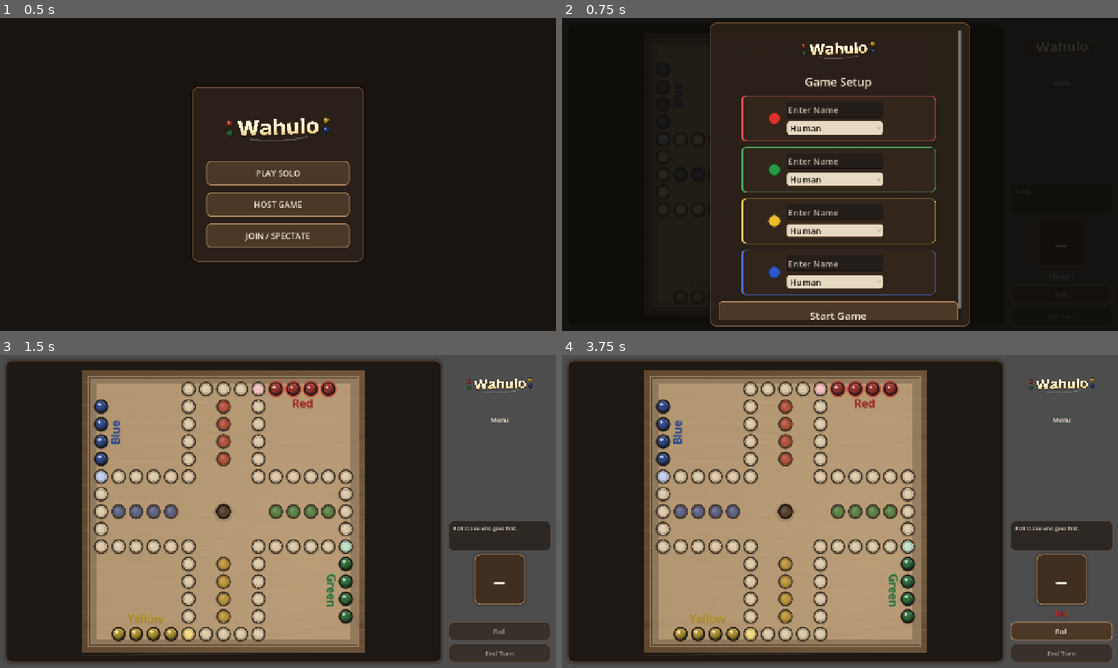
Above: before the commit, frames 1-4 (two rows, left to right).
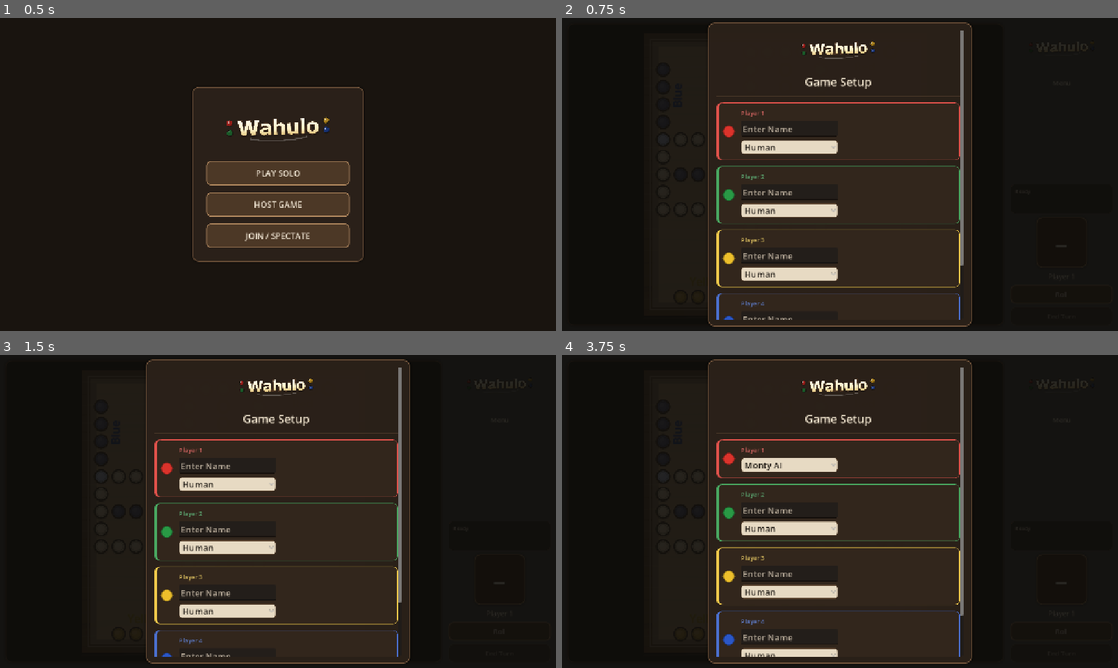
Above: after the commit, the same moments.

Repository: ItsTheMcCoy/wahoo-app
Game: Godot game, scene res://scenes/HomeScreen.tscn
The game is run twice, just before and just after one commit, with the same random seed, the same clock (stepped at 60 frames per second) and the same inputs.
Inputs (mouse positions are in pixels of both pictures, inside the frame that each line leads up to):
- Up to frame 1 (0.5 s): no input
- Up to frame 2 (0.75 s): click "PLAY SOLO" at 0.5 s
- Up to frame 3 (1.5 s): click (278, 652) at 1.25 s, where only the run before the commit has a clickable "Start Game"
- Up to frame 4 (3.75 s): click (1062, 630) at 2 s, where only the run after the commit has a clickable "Roll"; click (789, 483) at 2.75 s, where only the run after the commit has a clickable "Human"; click (789, 545) at 3.5 s, where only the run after the commit has a clickable "Human"

Frame 1 is identical in both runs. In frame 2, 12% of the frame differs, in the area x 26-74%, y 1-99%; in frame 3, 70%; in frame 4, 71%, in the area x 0-100%, y 0-100%.

Commit message:
Improve Game Setup screen layout and visual hierarchy
- Expand player cards to full panel width (remove 80% narrowing)
- Left-align card contents; right column now expands to fill card
- Add "Player N" label per card (color-tinted, above profile picker)
- Add thin separator between "Game Setup" title and player cards

Co-Authored-By: Claude Sonnet 4.6 <noreply@anthropic.com>

Diff:
--- a/godot/scripts/main.gd
+++ b/godot/scripts/main.gd
@@ -99,6 +99,7 @@
 var _awaiting_human_starting_roll := false
 var _is_multiplayer := false
 var _compact_layout := false
+var _seat_player_labels: Array = []
 var _mp_role := ""     # "host" | "player" | "spectator"
 var _mp_my_seat := -1
 var _mp_waiting_for_opening_roll := false
@@ -510,6 +511,36 @@
 
 	_side_panel.self_modulate = Color(1.0, 1.0, 1.0, 0.98)
 
+	var sep_node := HSeparator.new()
+	var sep_sfb := StyleBoxFlat.new()
+	sep_sfb.bg_color = Color(0.46, 0.34, 0.24, 0.45)
+	sep_sfb.content_margin_top = 1
+	sep_sfb.content_margin_bottom = 1
+	sep_node.add_theme_stylebox_override("separator", sep_sfb)
+	sep_node.add_theme_constant_override("separation", 2)
+	var setup_vbox := $SetupOverlay/SetupPanel/SetupScroll/SetupContent as VBoxContainer
+	setup_vbox.add_child(sep_node)
+	if setup_title_label != null:
+		setup_vbox.move_child(sep_node, setup_title_label.get_index() + 1)
+
+	var player_label_rcs := [
+		$SetupOverlay/SetupPanel/SetupScroll/SetupContent/PlayerCard0/PlayerCard0Inner/Seat0RightCol,
+		$SetupOverlay/SetupPanel/SetupScroll/SetupContent/PlayerCard1/PlayerCard1Inner/Seat1RightCol,
+		$SetupOverlay/SetupPanel/SetupScroll/SetupContent/PlayerCard2/PlayerCard2Inner/Seat2RightCol,
+		$SetupOverlay/SetupPanel/SetupScroll/SetupContent/PlayerCard3/PlayerCard3Inner/Seat3RightCol,
+	]
+	_seat_player_labels = []
+	for i in range(4):
+		var plbl := Label.new()
+		plbl.text = "Player %d" % (i + 1)
+		plbl.add_theme_color_override("font_color", PLAYER_COLORS[i].lerp(Color.WHITE, 0.30))
+		plbl.add_theme_font_size_override("font_size", 13)
+		plbl.add_theme_constant_override("outline_size", 1)
+		plbl.add_theme_color_override("font_outline_color", Color(0.06, 0.04, 0.03, 0.80))
+		player_label_rcs[i].add_child(plbl)
+		player_label_rcs[i].move_child(plbl, 0)
+		_seat_player_labels.append(plbl)
+
 func _populate_dropdowns() -> void:
 	var opts := [_seat_option_0, _seat_option_1, _seat_option_2, _seat_option_3]
 	for opt in opts:
@@ -730,8 +761,7 @@
 		setup_title.add_theme_font_size_override("font_size", roundi(26.0 * ui_scale))
 
 	var card_pad      := roundi(14.0 * ui_scale)
-	var card_w        := roundi((panel_w - 2.0 * hpad) * 0.80)
-	# name_w derives from the full panel interior so card narrowing doesn't affect field widths
+	var card_w        := roundi(panel_w - 2.0 * hpad)
 	var name_interior_w := roundi(panel_w) - 2 * hpad - 2 * 14
 
 	var dot_size      := roundi(28.0 * ui_scale)
@@ -778,9 +808,11 @@
 			cs.content_margin_right  = card_pad
 			cs.content_margin_top    = card_pad
 			cs.content_margin_bottom = card_pad
-		# Mirror the dot+gap weight on the right so ALIGNMENT_CENTER places the
-		# name/picker column — not the dot+column group — at the card's center.
-		right_spacers[i].custom_minimum_size = Vector2(dot_size + header_sep, 0)
+		card_inners[i].alignment = BoxContainer.ALIGNMENT_BEGIN
+		right_cols[i].size_flags_horizontal = Control.SIZE_EXPAND_FILL
+		right_spacers[i].custom_minimum_size = Vector2.ZERO
+		if i < _seat_player_labels.size():
+			_seat_player_labels[i].add_theme_font_size_override("font_size", roundi(14.0 * ui_scale))
 
 	for opt in _seat_options():
 		opt.custom_minimum_size = Vector2(name_w, option_height)
Not shown, changed: godot/build/web/index.html
Not shown, changed: godot/build/web/index.pck
